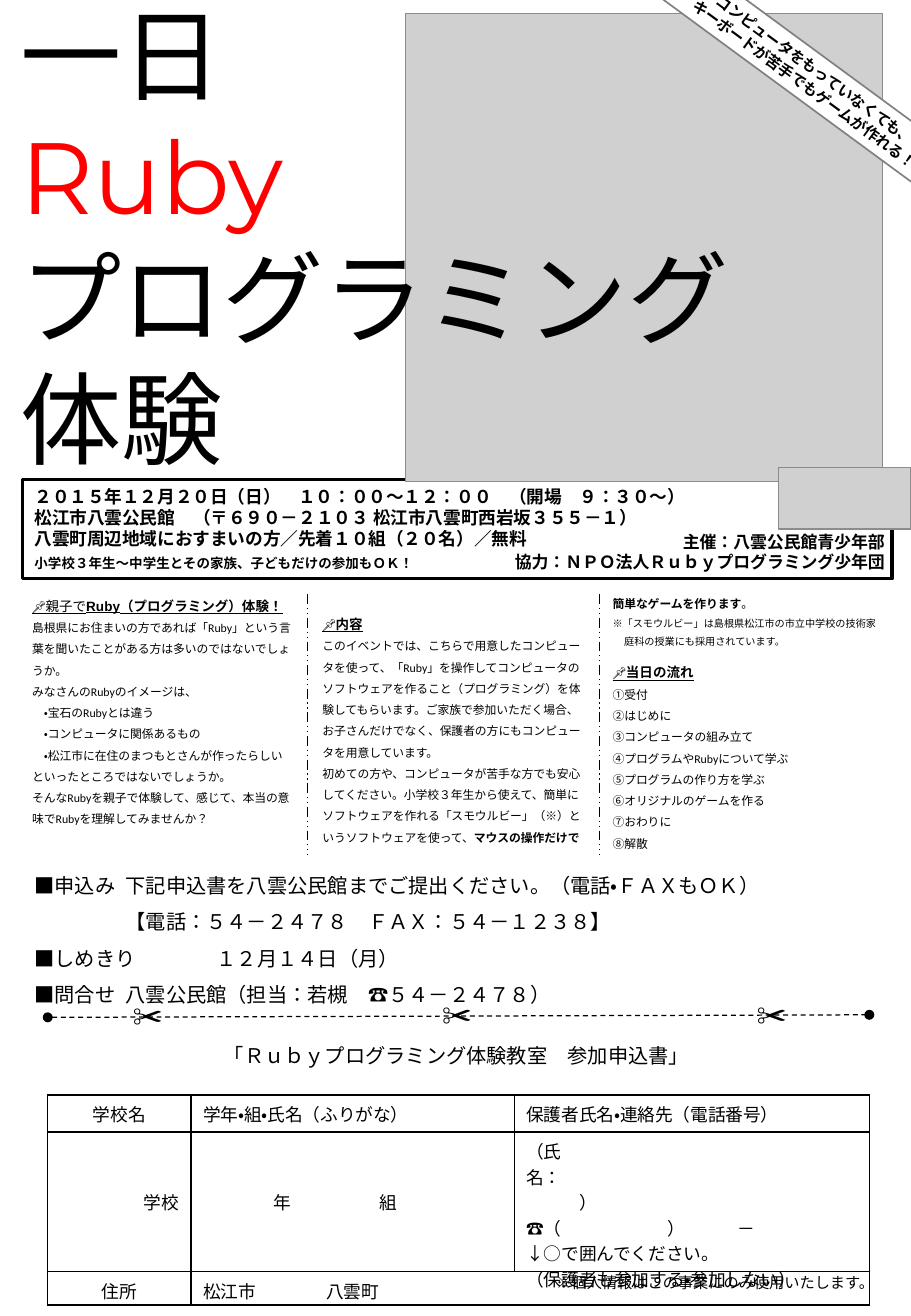
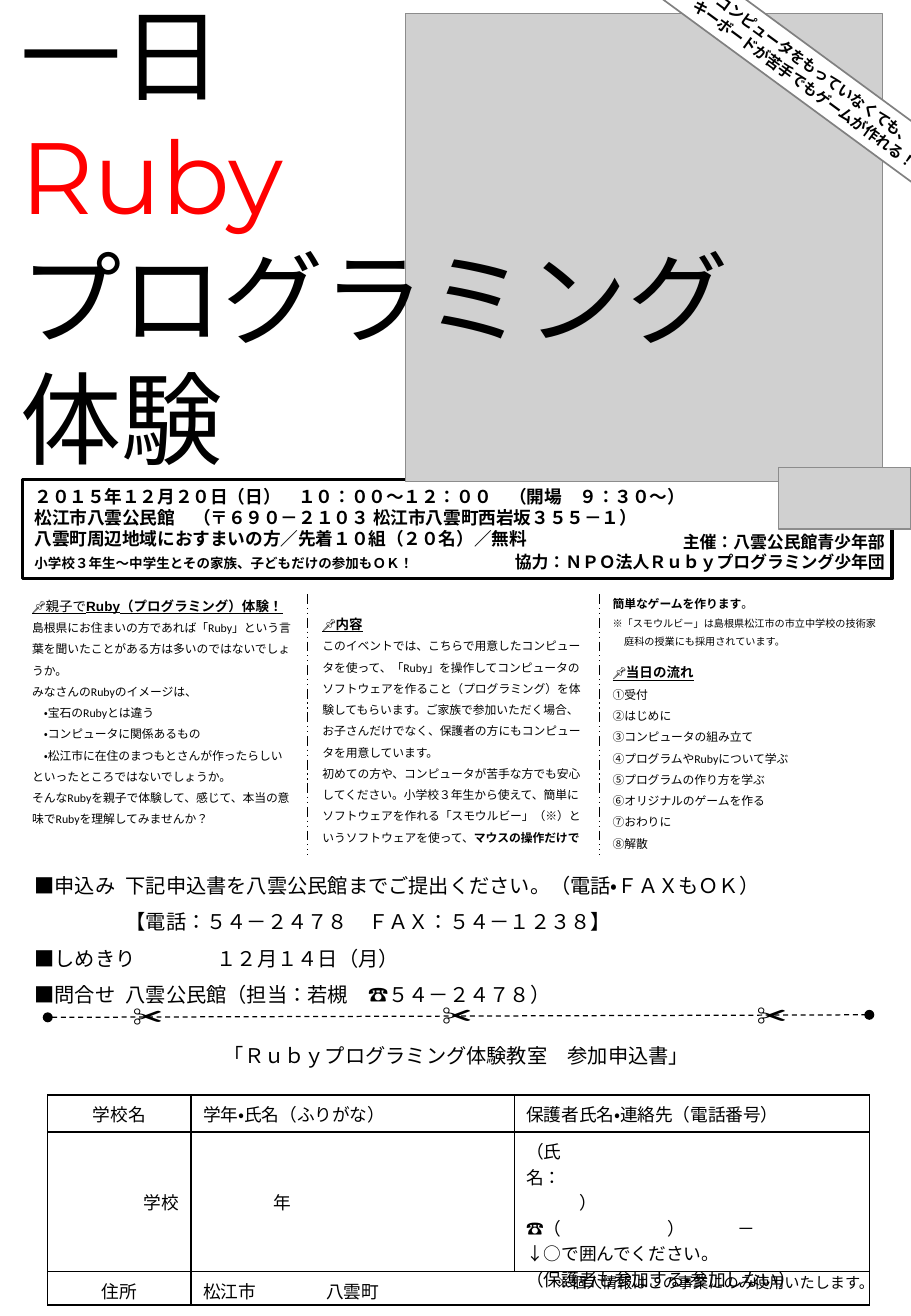
Before and after one commit to smalruby/smalruby.github.com, a slide deck: slide 1 of files/trial_flyer_12_20_2015.pptx. Drawn at 911x1316 pixels with LibreOffice and Linux fonts; fonts in the diff are those of the drawing; grey boxes stand for pictures. Boxes give left, top, right and bottom in pixels: in the first picture for what was removed or moved away, otherwise in the second. Text is boxed around its words. In the diff, an @@ line names an element or a change of style, - is before the commit and + after.

```diff
--- a/files/trial_flyer_12_20_2015.pptx
+++ b/files/trial_flyer_12_20_2015.pptx
@@ table at (47, 1094, 868, 1304) @@
-row 1, column 2: 学年・組・氏名（ふりがな）
+row 1, column 2: 学年・氏名（ふりがな）
-row 2, column 2: 年 組
+row 2, column 2: 年
```
Also in this commit, not shown: 2 other files.
